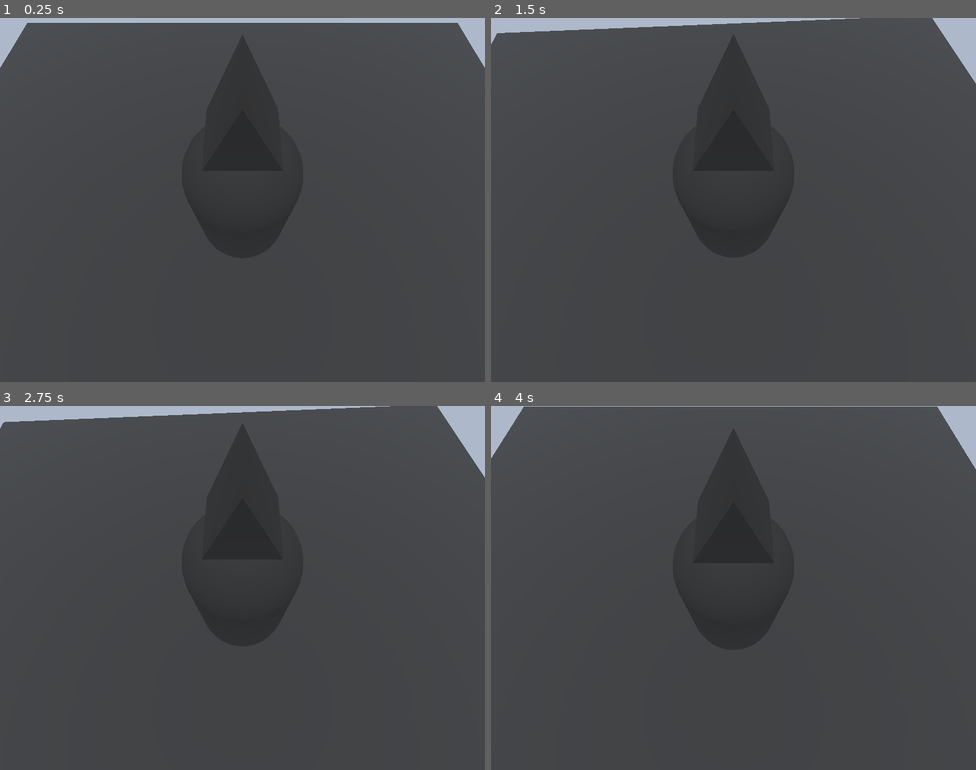
Above: before the commit, frames 1-4 (two rows, left to right).
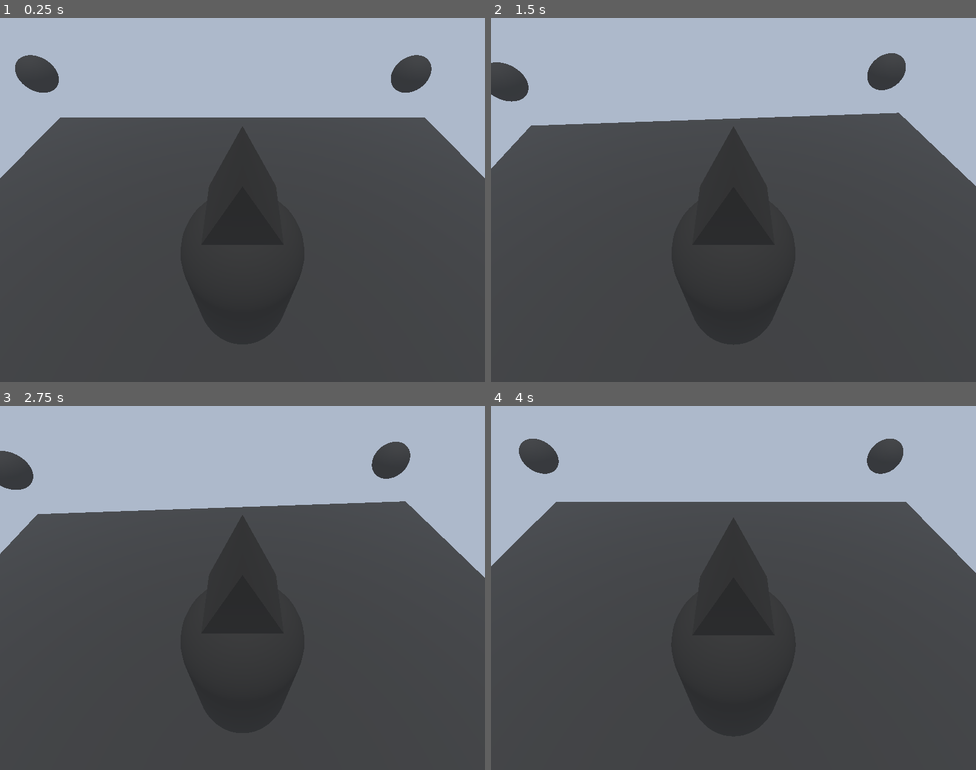
Above: after the commit, the same moments.

Repository: funhouse-ghoul/ChopShop
Game: Godot game, scene res://PrototypeScenes/FHGCS1.tscn
Same seed, same stepped clock (60 frames per second), same inputs: the game is played once before the commit and once after it.
Inputs:
- Up to frame 1 (0.25 s): no input
- Up to frame 2 (1.5 s): tap Right (io+r) at 0.6 s; tap W (io+x) at 1.35 s
- Up to frame 3 (2.75 s): tap Enter at 2 s; tap D (io+y) at 2.1 s
- Up to frame 4 (4 s): tap Space at 2.75 s; tap Left (io-r) at 2.85 s; tap Enter at 3.5 s; hold S (io-x) from 3.53 s (still down)

The runs differ from the first frame. In frame 1, 27% of the frame differs, in the area x 0-100%, y 1-61%; in frame 2, 27%; in frame 3, 27%; in frame 4, 28%, in the area x 0-100%, y 0-62%.

Commit message:
Setting scene for proximity awareness

Diff:
--- /dev/null
+++ b/Prefabs/dummy_enemy.tscn
@@ -0,0 +1,17 @@
+[gd_scene format=3 uid="uid://cw1c4bkjmt774"]
+
+[ext_resource type="Script" uid="uid://uyryf5ksmpi7" path="res://Scripts/enemy.gd" id="1_ad7ty"]
+
+[sub_resource type="SphereShape3D" id="SphereShape3D_kgtat"]
+
+[sub_resource type="SphereMesh" id="SphereMesh_kgtat"]
+
+[node name="DummyEnemy" type="CharacterBody3D" unique_id=1901569788]
+transform = Transform3D(0.5, 0, 0, 0, 0.5, 0, 0, 0, 0.5, 0, 0, 0)
+script = ExtResource("1_ad7ty")
+
+[node name="CollisionShape3D" type="CollisionShape3D" parent="." unique_id=1762867092]
+shape = SubResource("SphereShape3D_kgtat")
+
+[node name="MeshInstance3D" type="MeshInstance3D" parent="." unique_id=537373049]
+mesh = SubResource("SphereMesh_kgtat")
--- a/PrototypeScenes/FHGCS1.tscn
+++ b/PrototypeScenes/FHGCS1.tscn
@@ -2,7 +2,7 @@
 
 [ext_resource type="Environment" uid="uid://b4qygowk1fcof" path="res://Environments/BasicEnv.tres" id="1_20fo3"]
 [ext_resource type="Script" uid="uid://c8sfewjxtsqqc" path="res://Scripts/PlayerView.gd" id="3_aq51s"]
-[ext_resource type="Script" uid="uid://uyryf5ksmpi7" path="res://Scripts/enemy.gd" id="4_dnmrq"]
+[ext_resource type="PackedScene" uid="uid://cw1c4bkjmt774" path="res://Prefabs/dummy_enemy.tscn" id="4_dnmrq"]
 [ext_resource type="PackedScene" uid="uid://diy65xc6ja1pr" path="res://Prefabs/caver.tscn" id="4_u2smc"]
 
 [sub_resource type="PlaneMesh" id="PlaneMesh_kgtat"]
@@ -10,10 +10,6 @@
 
 [sub_resource type="BoxShape3D" id="BoxShape3D_kgtat"]
 size = Vector3(10, 0.1, 10)
-
-[sub_resource type="SphereShape3D" id="SphereShape3D_kgtat"]
-
-[sub_resource type="SphereMesh" id="SphereMesh_kgtat"]
 
 [node name="World" type="Node3D" unique_id=1415019361]
 
@@ -49,17 +45,23 @@
 script = ExtResource("3_aq51s")
 player = NodePath("../Caver")
 
-[node name="DummyEnemy" type="CharacterBody3D" parent="." unique_id=1068117938]
+[node name="DummyEnemies" type="Node3D" parent="." unique_id=1619773101]
+
+[node name="DummyEnemy" parent="DummyEnemies" unique_id=1901569788 instance=ExtResource("4_dnmrq")]
 transform = Transform3D(0.5, 0, 0, 0, 0.5, 0, 0, 0, 0.5, -2.5318344, 1.941963, 2.786612)
-script = ExtResource("4_dnmrq")
 
-[node name="CollisionShape3D" type="CollisionShape3D" parent="DummyEnemy" unique_id=1446851361]
-shape = SubResource("SphereShape3D_kgtat")
+[node name="DummyEnemy2" parent="DummyEnemies" unique_id=993876419 instance=ExtResource("4_dnmrq")]
+transform = Transform3D(0.5, 0, 0, 0, 0.5, 0, 0, 0, 0.5, 3.0864117, 1.941963, 2.786612)
 
-[node name="MeshInstance3D" type="MeshInstance3D" parent="DummyEnemy" unique_id=1704777403]
-mesh = SubResource("SphereMesh_kgtat")
+[node name="DummyEnemy3" parent="DummyEnemies" unique_id=1729567979 instance=ExtResource("4_dnmrq")]
+transform = Transform3D(0.5, 0, 0, 0, 0.5, 0, 0, 0, 0.5, -2.5318344, 1.941963, -3.807673)
+
+[node name="DummyEnemy4" parent="DummyEnemies" unique_id=2059228995 instance=ExtResource("4_dnmrq")]
+transform = Transform3D(0.5, 0, 0, 0, 0.5, 0, 0, 0, 0.5, 3.3751767, 1.941963, -3.2125876)
 
 [connection signal="body_entered" from="Caver/HeadMesh/Vision" to="PlayerView" method="_on_vision_body_entered"]
 [connection signal="body_exited" from="Caver/HeadMesh/Vision" to="PlayerView" method="_on_vision_body_exited"]
+[connection signal="body_entered" from="Caver/HeadMesh/SpacAware" to="PlayerView" method="_on_spac_aware_body_entered"]
+[connection signal="body_exited" from="Caver/HeadMesh/SpacAware" to="PlayerView" method="_on_spac_aware_body_exited"]
 
 [editable path="Caver"]
--- a/Scripts/PlayerView.gd
+++ b/Scripts/PlayerView.gd
@@ -5,6 +5,7 @@
 @onready var focus_loc: Vector3
 @export var player: PlayerCharacter
 @onready var enemies: Array[EnemyBody]
+@export var default_offset:= 1.0
 
 #Determines what the camera focuses on
 enum Cam_Focus {ENTITIES, FREE}
@@ -48,6 +49,9 @@
 
 #Helper functions to get all enemies in the scene
 func insert_enemy(enemy:EnemyBody):
+	#break out if in list already
+	if enemies.has(enemy):
+		return
 	enemies.push_back(enemy)
 	print(enemies)
 
@@ -55,11 +59,12 @@
 	enemies.erase(enemy)
 	print(enemies)
 
-
+func get_resting_cam_foc_point():
+	return player.position + player.basis.z * default_offset
 #Points camera ad middle distance between several focus points and player
 #Relies on enemies list
 func multifocus():
-	var rel_en_pos = player.position
+	var rel_en_pos = get_resting_cam_foc_point()
 	for en in enemies:
 		rel_en_pos += en.position
 	rel_en_pos = rel_en_pos/(enemies.size()+1)
@@ -89,3 +94,13 @@
 func _on_vision_body_exited(body: Node3D) -> void:
 	if body is EnemyBody:
 		remove_enemy(body)
+
+#TODO
+func _on_spac_aware_body_entered(body: Node3D) -> void:
+	if body is EnemyBody:
+		insert_enemy(body)
+
+#TODO
+func _on_spac_aware_body_exited(body: Node3D) -> void:
+	if body is EnemyBody:
+		remove_enemy(body)
